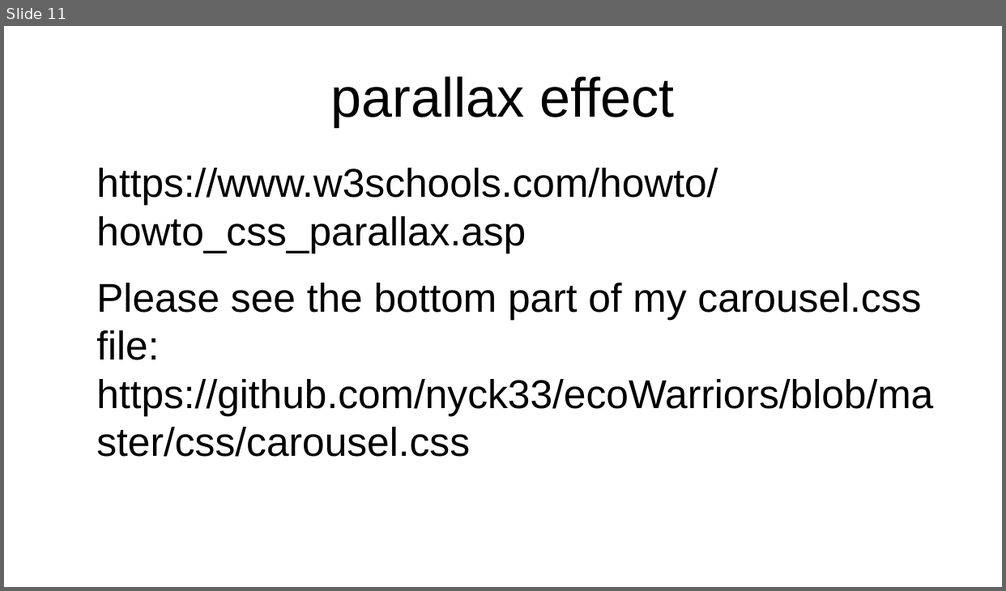
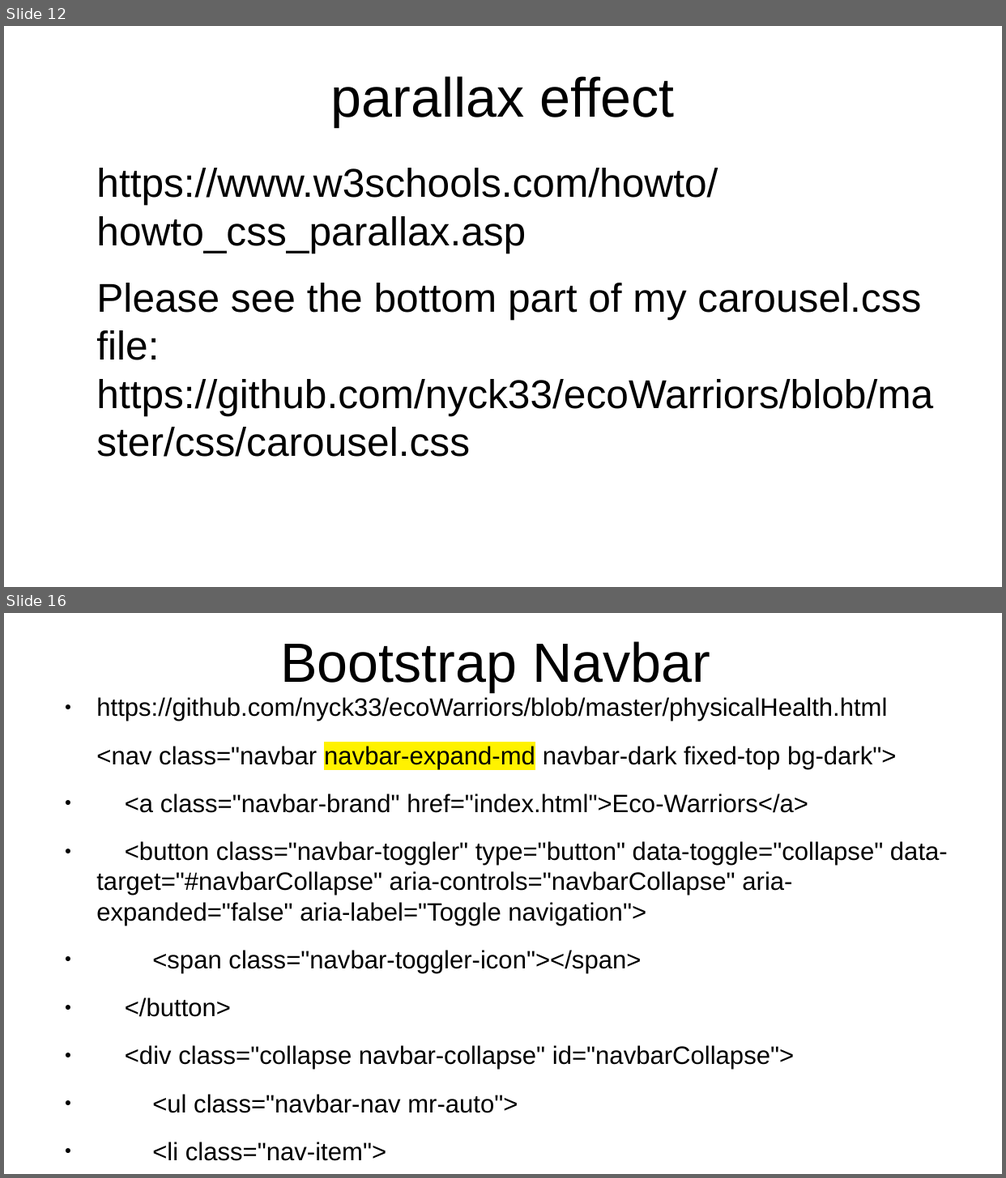
Before and after one commit to nyck33/ecoWarriors, a slide deck: comp2680Presentation.odp. Shown one above the other, each under a label of ours: slide 11 before the commit, slides 12 and 16 after it; the slides between them are not shown. The pictures are 1006x591 and 1006x1178 pixels, drawn with LibreOffice and Linux fonts; fonts in the diff are those of the drawing. Boxes give left, top, right and bottom in pixels: in the first picture for what was removed or moved away, otherwise in the second. Text is boxed around its words. In the diff, an @@ line names an element or a change of style, - is before the commit and + after.

```diff
--- a/comp2680Presentation.odp
+++ b/comp2680Presentation.odp
@@ slide 16 added at (4,613,1002,1174), background #FFFFFF @@
@@ title added at (280,641,710,692), 44 pt, text #000000 @@
+Bootstrap Navbar
@@ text added at (96,697,948,1161), 20 pt, text #000000 @@
+● https://github.com/nyck33/ecoWarriors/blob/master/physicalHealth.html
+<nav class="navbar navbar-expand-md navbar-dark fixed-top bg-dark">
+● <a class="navbar-brand" href="index.html">Eco-Warriors</a>
+● <button class="navbar-toggler" type="button" data-toggle="collapse" data-target="#navbarCollapse" aria-controls="navbarCollapse" aria-expanded="false" aria-label="Toggle navigation">
+● <span class="navbar-toggler-icon"></span>
+● </button>
+● <div class="collapse navbar-collapse" id="navbarCollapse">
+● <ul class="navbar-nav mr-auto">
+● <li class="nav-item">
+● <a class="nav-link" href="index.html">Home </a>
+● </li>
@@ what was slide 11 is now slide 12 @@
```
Also in this commit, not shown: 3 slides changed, 6 other slides added, 3 slides removed, 1 other file.
